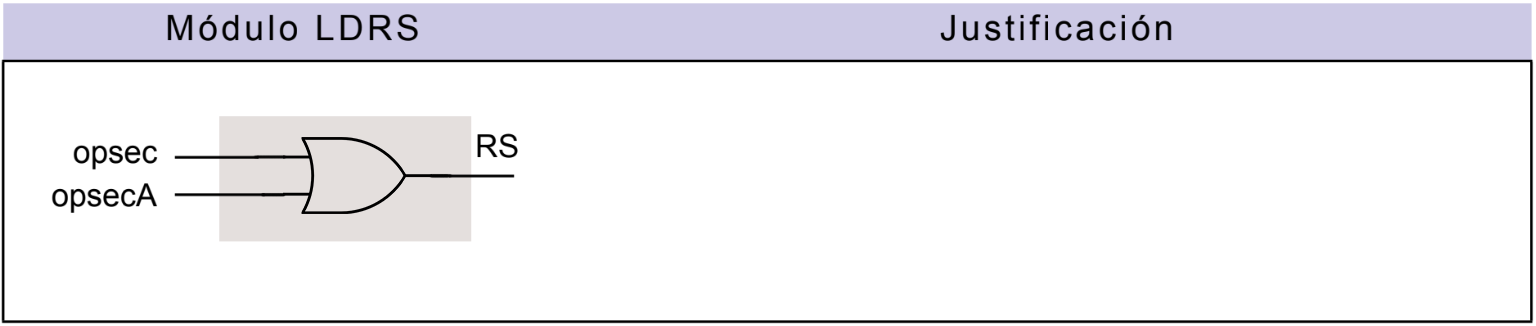
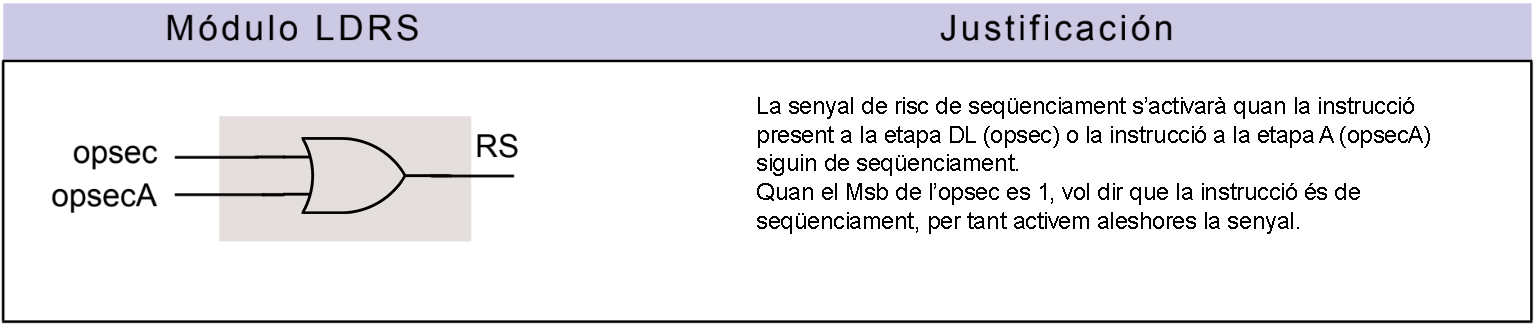
Layer changes from the first w=1536, h=326 image to the second:
added layer "La senyal de risc de seqüenciament s’activarà quan la instrucci" above "Connexions" over [757, 97, 1430, 234]
